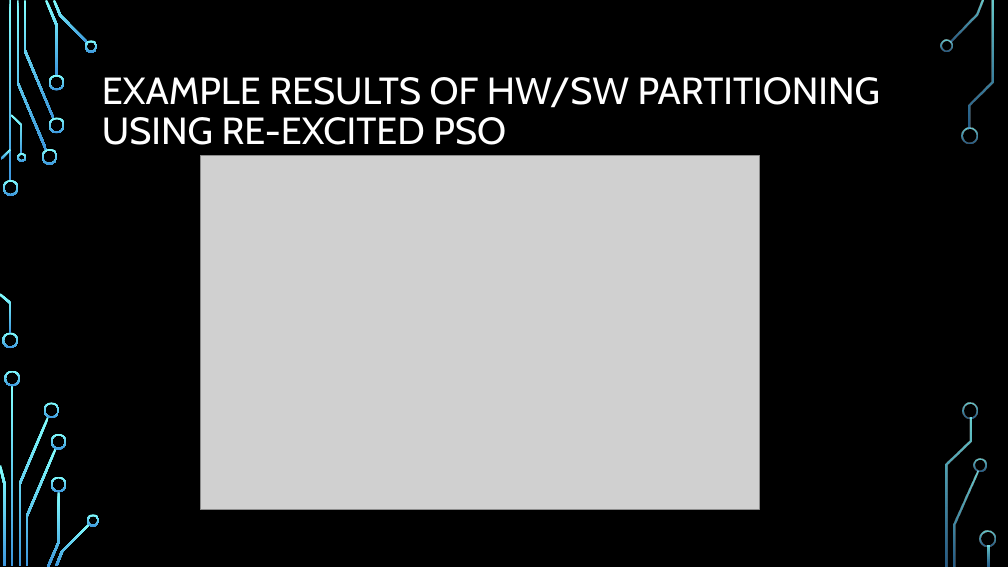
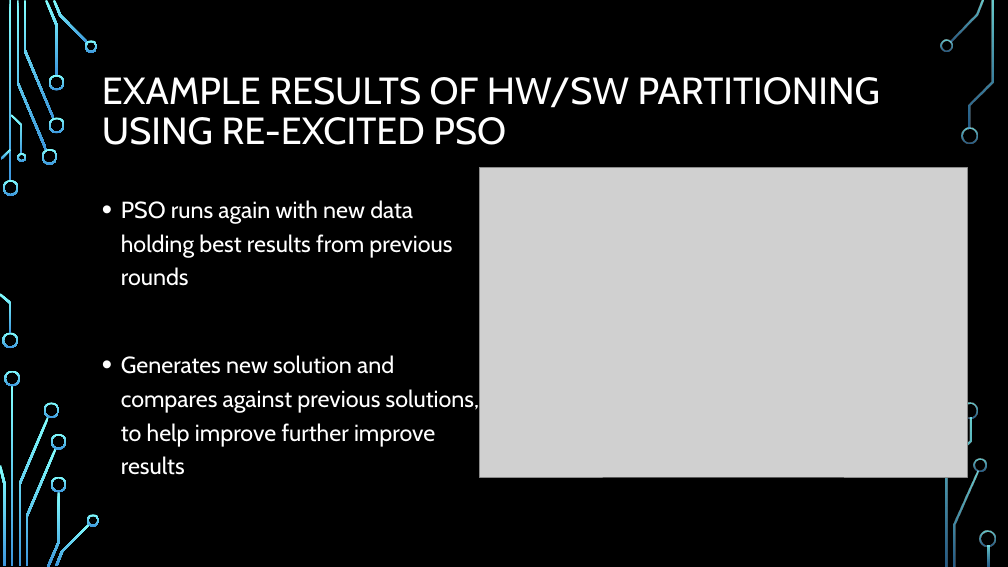
Before and after one commit to cliff-kirkman/ParallelComputing, a slide deck: slide 8 of An integrated high-level hardware-software partitioning methodology.pptx (slide 7 before the commit). Drawn at 1008x567 pixels with LibreOffice and Linux fonts; fonts in the diff are those of the drawing; grey boxes stand for pictures; background and template pictures are left out. Boxes give left, top, right and bottom in pixels: in the first picture for what was removed or moved away, otherwise in the second. Text is boxed around its words. In the diff, an @@ line names an element or a change of style, - is before the commit and + after.

```diff
--- a/An integrated high-level hardware-software partitioning methodology.pptx
+++ b/An integrated high-level hardware-software partitioning methodology.pptx
@@ picture: place and size @@
-picture at [200,156,760,510]
+picture at [479,168,968,477]
@@ text added at [121,200,479,475], 22.2 pt, text #FFFFFF @@
+• PSO runs again with new data holding best results from previous rounds
+• Generates new solution and compares against previous solutions, to help improve further improve results
```
Also in this commit, not shown: 2 other slides changed, 4 slides added, 1 slide removed.
